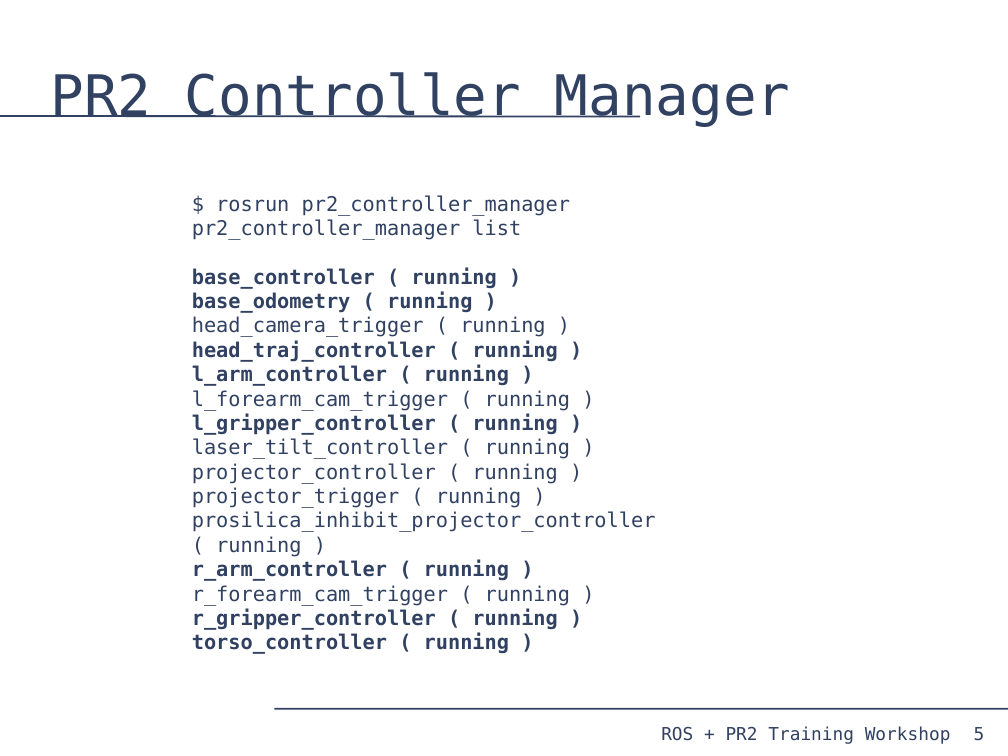
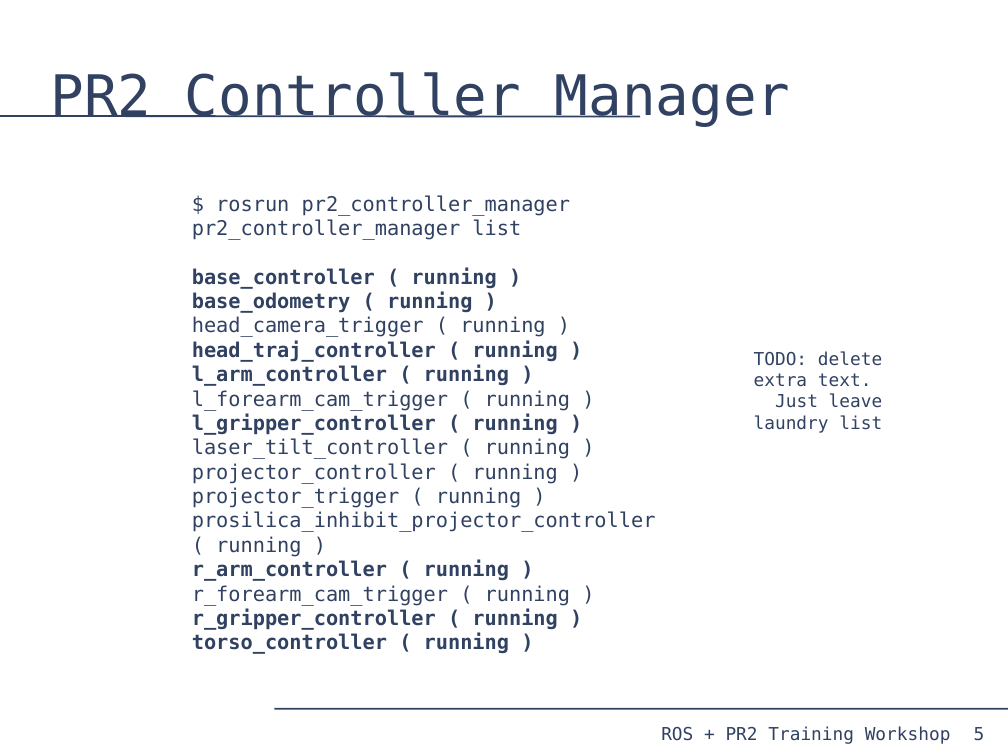
Before and after one commit to PR2/pr2_docs, a slide deck: slide 5 of pr2_training_workshop/moving_mechanism/slides.odp. Drawn at 1008x756 pixels with LibreOffice and Linux fonts; fonts in the diff are those of the drawing. Boxes give left, top, right and bottom in pixels: in the first picture for what was removed or moved away, otherwise in the second. Text is boxed around its words. In the diff, an @@ line names an element or a change of style, - is before the commit and + after.

Commit message:
Presentation stripped to be a demonstration, finished up to trajectory/arm control.

```diff
--- a/pr2_training_workshop/moving_mechanism/slides.odp
+++ b/pr2_training_workshop/moving_mechanism/slides.odp
@@ text added at box(754, 351, 883, 433), 14 pt, text #314162 @@
+TODO: delete extra text. Just leave laundry list
```
Also in this commit, not shown: 12 slides added, 14 slides removed, 7 other files.
